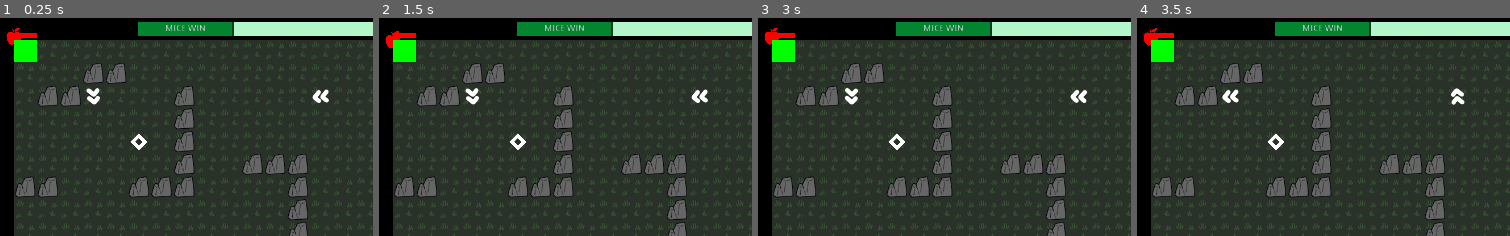
Above: before the commit, frames 1-4 (left to right).
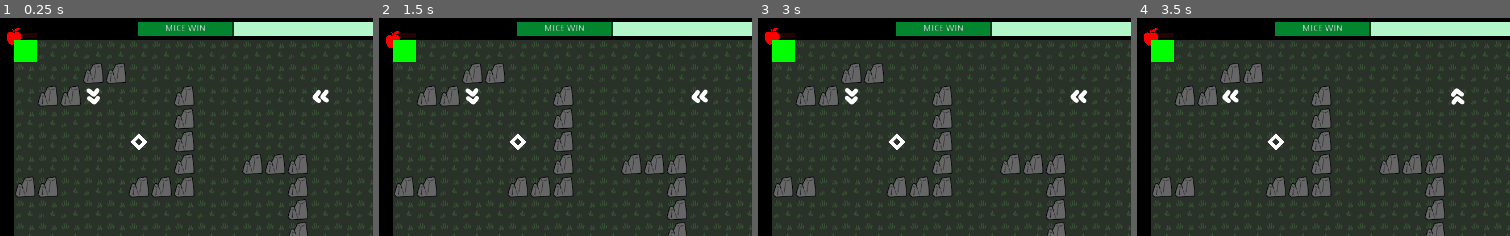
Above: after the commit, the same moments.

Repository: davesilva/ludum-dare-56
Game: Godot game, scene res://game/contexts/gameplay_context/gameplay_context.tscn
The game is run twice, just before and just after one commit, with the same random seed, the same clock (stepped at 60 frames per second) and the same inputs. This scene is started directly instead of the project's main scene.
Inputs (mouse positions are % of the whole screen's width and height, from its top left):
- Up to frame 1 (0.25 s): no input
- Up to frame 2 (1.5 s): tap Enter (ui_accept) at 0.5, 0.77, 1.25 s; move the mouse to (74, 46) at 0.52 s; hold D (standard_move_right) 0.53-1.28 s; hold = (test_overlay_add) 0.53-1.28 s; click (74, 46) at 0.67 s; move the mouse to (29, 57) at 1.27 s; hold F (juice_press_test_feedback) from 1.28 s (still down); tap - (test_overlay_dismiss) at 1.35 s
- Up to frame 3 (3 s): tap Enter (ui_accept) at 1.52, 2, 2.75 s; move the mouse to (61, 29) at 2.02 s; release F (juice_press_test_feedback) at 2.03 s; hold D (standard_move_right) 2.03-2.78 s; hold Backspace (test_overlay_dismiss_all) 2.03-2.78 s; move the mouse to (45, 72) at 2.77 s; hold W (standard_move_up) from 2.78 s (still down); tap = (test_overlay_add) at 2.85 s; click (45, 72) at 2.92 s
- Up to frame 4 (3.5 s): keep holding W (standard_move_up); tap Enter (ui_accept) at 3.02 s
The pictures show only the part of the screen within x 0-50%, y 0-50%; the shares and areas given below are measured in that part.

The runs differ from the first frame. In frame 1, 0.1% of the frame differs, in the area x 5-10%, y 6-10%; in frame 2, 0.1%, in the area x 3-10%, y 6-10%; in frame 3, 0.1%; in frame 4, 0.1%.

Commit message:
Kill the snake and reset it
Award big points when kill

Diff:
--- a/game/contexts/gameplay_context/gameplay_context.gd
+++ b/game/contexts/gameplay_context/gameplay_context.gd
@@ -23,6 +23,7 @@
 	place_target()
 	Game.events.snake.connect("target_captured", self, "_on_target_captured")
 	Game.events.snake.connect("snake_doomed", self, "_on_snake_doomed")
+	Game.events.snake.connect("snake_killed", self, "_on_snake_killed")
 	Game.events.player.connect("player_picked_up_apple", self, "_on_player_picked_up_apple")
 	Game.events.game_round.connect("new_round_state_data", self, "_on_new_round_state_data")
 	Game.connect("player_ready", self, "_on_player_ready")
@@ -60,6 +61,10 @@
 	rpc("_respawn_snake")
 
 
+func _on_snake_killed() -> void:
+	rpc("_respawn_snake")
+
+
 func _on_player_picked_up_apple() -> void:
 	place_target()
 
@@ -84,6 +89,7 @@
 		if not id in peers and id != get_tree().get_network_unique_id():
 			print('Removing stale player ' + str(id))
 			player_node.queue_free()
+
 
 func _on_new_round_state_data(state_data: RoundState.RoundStateData) -> void:
 #	player_apples_label.text = "PLAYER APPLES: " + str(state_data.total_player_apples_acquired)
--- a/game/contexts/gameplay_context/round_state.gd
+++ b/game/contexts/gameplay_context/round_state.gd
@@ -62,7 +62,8 @@
 
 func _ready():
 	Game.events.snake.connect("target_captured", self, "_on_target_captured")
-	Game.events.snake.connect("snake_died", self, "_on_snake_died")
+	Game.events.snake.connect("snake_doomed", self, "_on_snake_doomed")
+	Game.events.snake.connect("snake_killed", self, "_on_snake_killed")
 	Game.events.player.connect("player_picked_up_apple", self, "_on_player_picked_up_apple")
 	Game.events.player.connect("player_died", self, "_on_player_died")
 
@@ -76,12 +77,21 @@
 	broadcast_latest()
 
 
-func _on_snake_died():
+func _on_snake_doomed():
 	if data.status != RoundStatus.IN_PROGRESS:
 		return
 
 	data.total_snake_deaths += 1
 	data.meter += 10
+	broadcast_latest()
+
+
+func _on_snake_killed():
+	if data.status != RoundStatus.IN_PROGRESS:
+		return
+
+	data.total_snake_deaths += 1
+	data.meter += 50
 	broadcast_latest()
 
 
--- a/game/entities/snake/snake_head.gd
+++ b/game/entities/snake/snake_head.gd
@@ -15,7 +15,7 @@
 onready var target_tile_position = Vector2.ZERO
 onready var health_bar: ProgressBar = $health_bar
 
-var hit_points = MAX_HEALTH
+var hit_points = 1 #MAX_HEALTH
 var should_move = true
 var target_player: Player = null
 puppetsync var bloodlust = false
@@ -90,6 +90,9 @@
 
 puppetsync func take_damage(amount: int) -> void:
 	hit_points -= amount
+
+	if hit_points <= 0:
+		Game.events.snake.emit_signal("snake_killed")
 
 
 func move():
@@ -176,7 +179,6 @@
 	var route = Game.world_service.find_valid_target(tile_position)
 	if route.empty():
 		Game.events.snake.emit_signal("snake_doomed")
-		Game.events.snake.emit_signal("snake_died")
 		# this shouldn't matter
 		return current_direction
 	route.remove(0)
--- a/game/events/events.gd
+++ b/game/events/events.gd
@@ -19,10 +19,10 @@
 
 class SnakeEvents:
 	signal target_captured()
-	signal snake_doomed()
+	signal snake_doomed() # eats itself
 	signal completed_body_move()
 	signal caught_player(body)
-	signal snake_died()
+	signal snake_killed() # by player bomb
 
 
 class RoundEvents:
